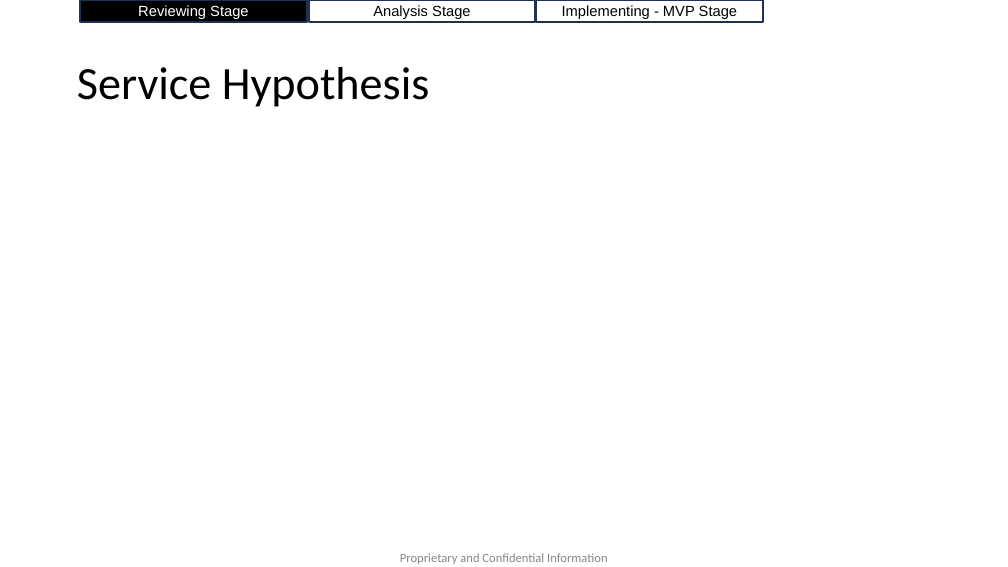
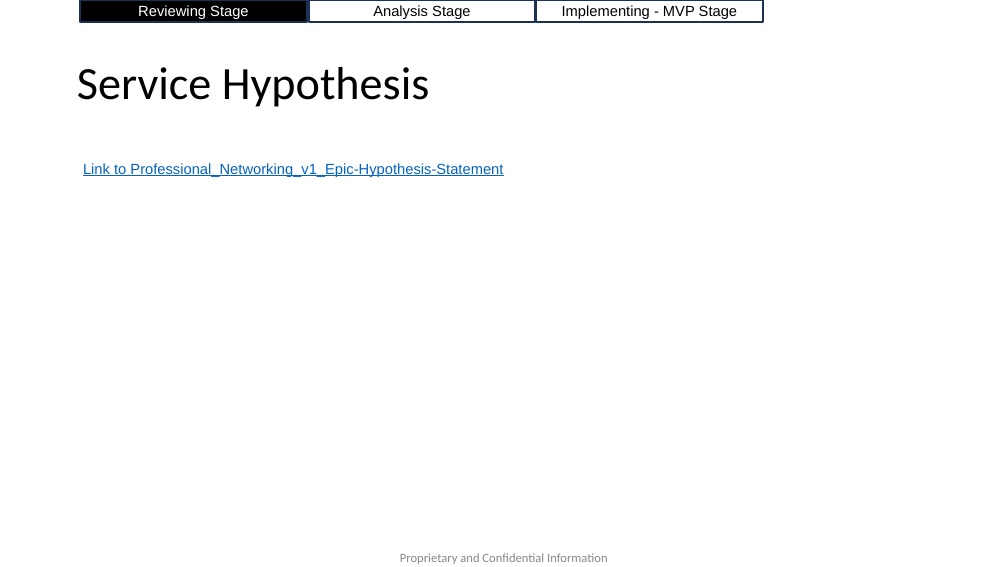
Before and after one commit to AccelRR8-Consortium-NonProfit/Management-Public, a slide deck: slide 3 of docs/2_Value_Creation/2a_Product/Professional_Networking/Professional_Networking_v1_Deliverables_Overview.pptx. Drawn at 1008x567 pixels with LibreOffice and Linux fonts; fonts in the diff are those of the drawing; background and template pictures are left out. Boxes give left, top, right and bottom in pixels: in the first picture for what was removed or moved away, otherwise in the second. Text is boxed around its words. In the diff, an @@ line names an element or a change of style, - is before the commit and + after.

Commit message:
Updated Professional Networking Service Deliverables

```diff
--- a/docs/2_Value_Creation/2a_Product/Professional_Networking/Professional_Networking_v1_Deliverables_Overview.pptx
+++ b/docs/2_Value_Creation/2a_Product/Professional_Networking/Professional_Networking_v1_Deliverables_Overview.pptx
@@ text added at bbox=[83, 163, 503, 177], 14 pt, text #0563C1, underline @@
+Link to Professional_Networking_v1_Epic-Hypothesis-Statement
```
Also in this commit, not shown: 2 other slides changed, 1 other file.
